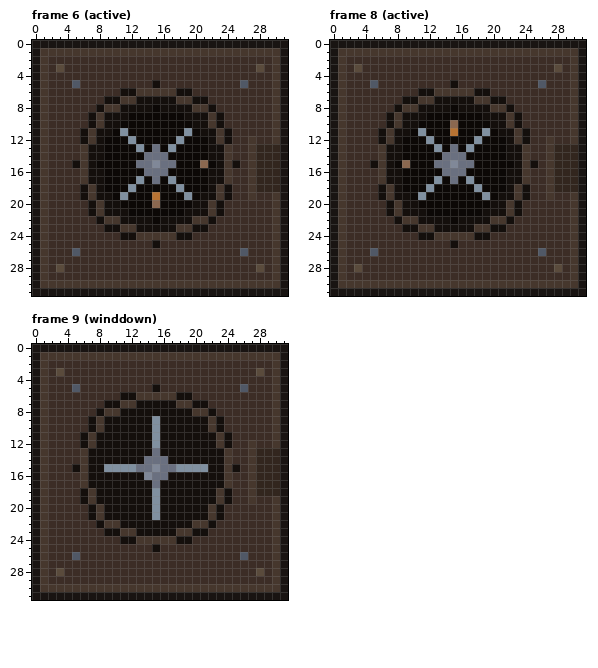
Edited in one commit: pixel-art file (buildings/drill/sprites/main.aseprite). That is the earlier state.
32x32 pixels, 10 frames. Colours within 5 levels of each other are drawn and written as one. Shown: frame 6 (active), frame 8 (active), frame 9 (winddown). The commit also changed other frames, which this record leaves out.
After the commit:
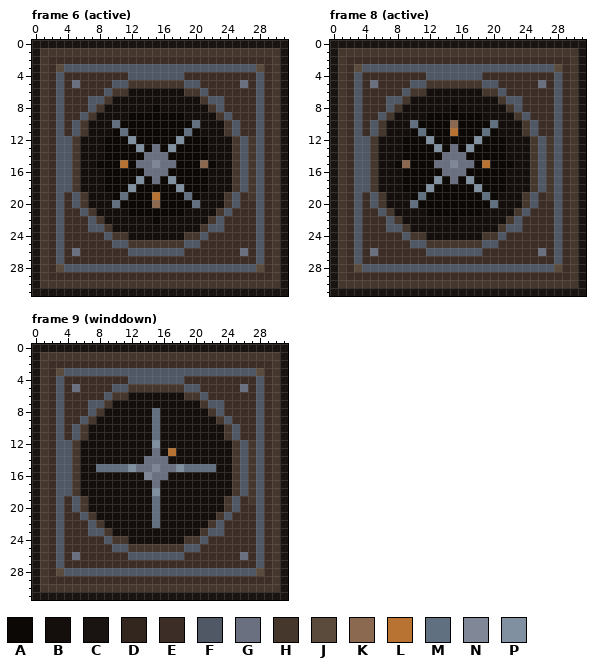
Palette (. is transparent): A #0c0806  B #140f0c  C #191412  D #32261e  E #3c2d26  F #505866  G #6a7080  H #46372d  J #5a4b3c  K #8b6850  L #b87333  M #607080  N #808898  P #8090a0
The edit:
Changed rows in their new state; - is an unchanged pixel.
Frame 6 (active), layers "top", "base":
first column x 3:
 3 -FFFFFFFFFFFFFFFFFFFFFFFF---
 4 F--------FFFFFFF---------F--
 5 F-G----FFHHHHHHHFF-----G-F--
 6 F-----FHH-BBBBB-HHF------F--
 7 F---FFH-BB-----BB-HFF----F--
 8 F---FHBB---------BBHF----F--
 9 F--FHB-------------BHF---F--
10 F-FH-B-M---------M-B-HF--F--
11 F-FHB---M-------M---BHF--F--
12 FFH-B---------------B-HF-F--
13 FFHB-----------------BHF-FEH
14 FFHB-----------------BHF-FEH
15 FFHB----L------------BHF-FEH
16 FFHB-----------------BHF-FEH
17 FFHB-----------------BHF-FEH
18 FFH-B---------------B-HF-FEH
19 F-FHB---M-------M---BHF--F--
20 F-FH-B-M---------M-B-HF--F--
21 F--FHB-------------BHF---F--
22 F---FHBB---------BBHF----F--
23 F---FFH-BB-----BB-HFF----F--
24 F-----FHH-BBBBB-HHF------F--
25 F------FFHHHHHHHFF-------F--
26 F-G------FFFFFFF-------G-F--
27 F------------------------F--
28 -FFFFFFFFFFFFFFFFFFFFFFFF---
Frame 8 (active), layers "top", "base":
first column x 3:
 3 -FFFFFFFFFFFFFFFFFFFFFFFF---
 4 F--------FFFFFFF---------F--
 5 F-G----FFHHHHHHHFF-----G-F--
 6 F-----FHH-BBBBB-HHF------F--
 7 F---FFH-BB-----BB-HFF----F--
 8 F---FHBB---------BBHF----F--
 9 F--FHB-------------BHF---F--
10 F-FH-B-M---------M-B-HF--F--
11 F-FHB---M-------M---BHF--F--
12 FFH-B---------------B-HF-F--
13 FFHB-----------------BHF-FEH
14 FFHB-----------------BHF-FEH
15 FFHB------------L----BHF-FEH
16 FFHB-----------------BHF-FEH
17 FFHB-----------------BHF-FEH
18 FFH-B---------------B-HF-FEH
19 F-FHB---M-------M---BHF--F--
20 F-FH-B-M---------M-B-HF--F--
21 F--FHB-------------BHF---F--
22 F---FHBB---------BBHF----F--
23 F---FFH-BB-----BB-HFF----F--
24 F-----FHH-BBBBB-HHF------F--
25 F------FFHHHHHHHFF-------F--
26 F-G------FFFFFFF-------G-F--
27 F------------------------F--
28 -FFFFFFFFFFFFFFFFFFFFFFFF---
Frame 9 (winddown), layers "top", "base":
first column x 3:
 3 -FFFFFFFFFFFFFFFFFFFFFFFF---
 4 F--------FFFFFFF---------F--
 5 F-G----FFHHHHHHHFF-----G-F--
 6 F-----FHH-BBBBB-HHF------F--
 7 F---FFH-BB-----BB-HFF----F--
 8 F---FHBB----M----BBHF----F--
 9 F--FHB------M------BHF---F--
10 F-FH-B------M------B-HF--F--
11 F-FHB-------M-------BHF--F--
12 FFH-B---------------B-HF-F--
13 FFHB----------L------BHF-FEH
14 FFHB-----------------BHF-FEH
15 FFHB-MMMM-------MMMM-BHF-FEH
16 FFHB-----------------BHF-FEH
17 FFHB-----------------BHF-FEH
18 FFH-B---------------B-HF-FEH
19 F-FHB-------M-------BHF--F--
20 F-FH-B------M------B-HF--F--
21 F--FHB------M------BHF---F--
22 F---FHBB----M----BBHF----F--
23 F---FFH-BB-----BB-HFF----F--
24 F-----FHH-BBBBB-HHF------F--
25 F------FFHHHHHHHFF-------F--
26 F-G------FFFFFFF-------G-F--
27 F------------------------F--
28 -FFFFFFFFFFFFFFFFFFFFFFFF---
Pixel boxes of the changes (left, top, right, bottom) in both pictures:
changed: (56, 64, 280, 272)
changed: (354, 64, 578, 272)
changed: (56, 368, 280, 576)
